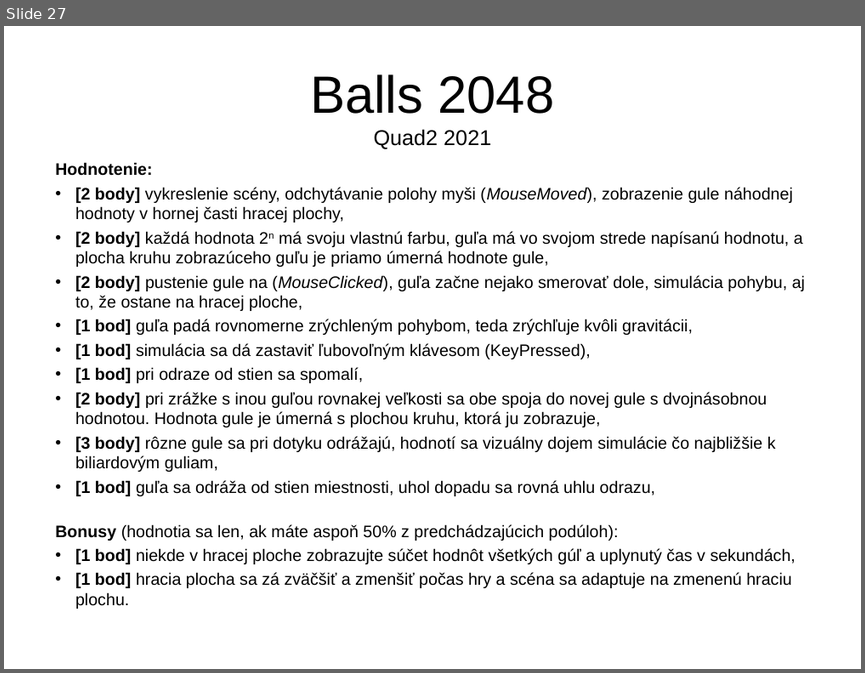
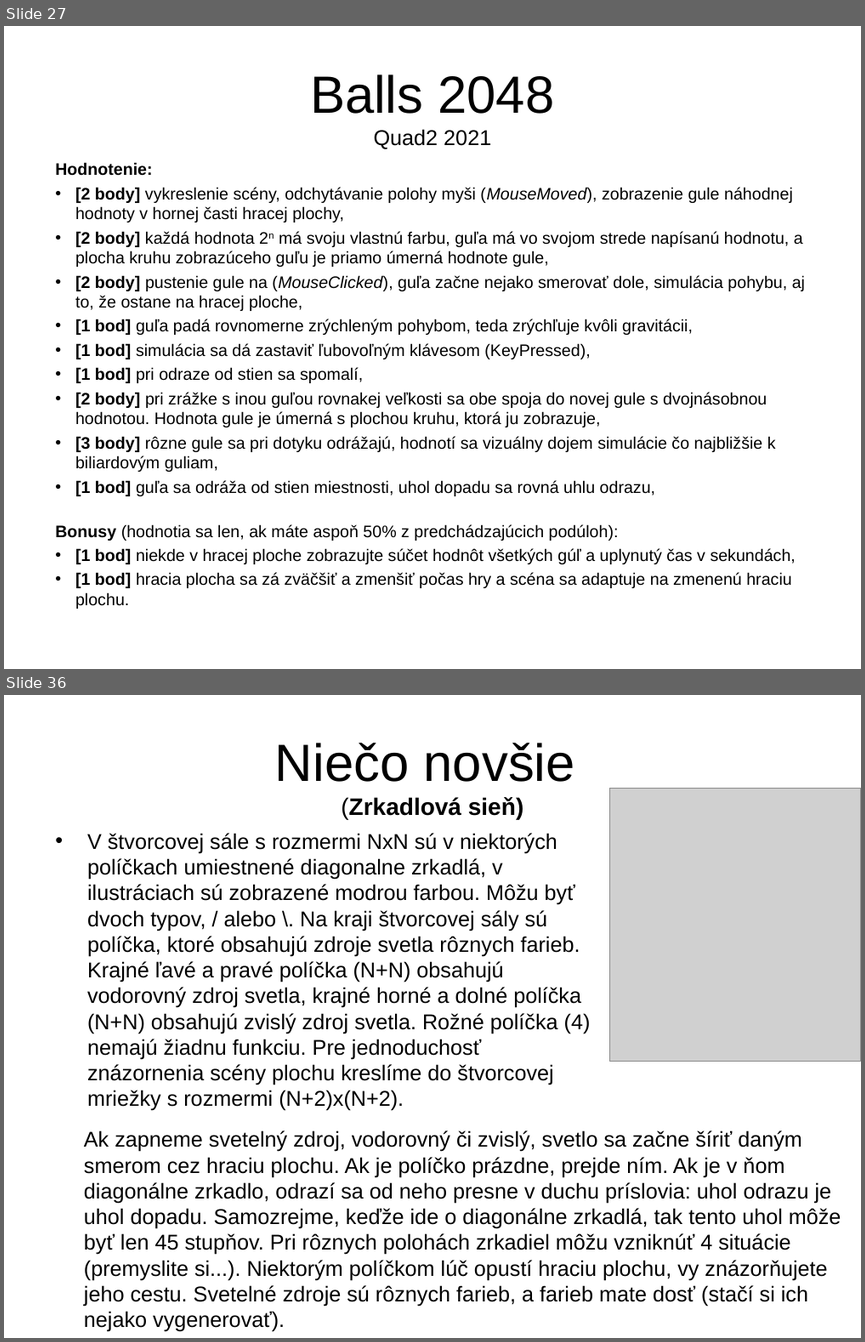
Before and after one commit to Programovanie4/Prednasky, a slide deck: 12/12_java.ppt. Shown one above the other, each under a label of ours: slide 27 before the commit, slides 27 and 36 after it; the slides between them are not shown. The pictures are 865x673 and 865x1342 pixels, drawn with LibreOffice and Linux fonts; fonts in the diff are those of the drawing; grey boxes stand for pictures. Boxes give left, top, right and bottom in pixels: in the first picture for what was removed or moved away, otherwise in the second. Text is boxed around its words. In the diff, an @@ line names an element or a change of style, - is before the commit and + after.

```diff
--- a/12/12_java.ppt
+++ b/12/12_java.ppt
@@ slide 36 added at (4, 695, 861, 1338), background #FFFFFF @@
@@ title added at (275, 743, 575, 819), 20 pt, text #000000, bold @@
+Niečo novšie
+(Zrkadlová sieň)
@@ picture added at (609, 788, 861, 1061) @@
@@ text added at (87, 833, 590, 1111), 18 pt, text #000000 @@
+• V štvorcovej sále s rozmermi NxN sú v niektorých políčkach umiestnené diagonalne zrkadlá, v ilustráciach sú zobrazené modrou farbou. Môžu byť dvoch typov, / alebo \. Na kraji štvorcovej sály sú políčka, ktoré obsahujú zdroje svetla rôznych farieb. Krajné ľavé a pravé políčka (N+N) obsahujú vodorovný zdroj svetla, krajné horné a dolné políčka (N+N) obsahujú zvislý zdroj svetla. Rožné políčka (4) nemajú žiadnu funkciu. Pre jednoduchosť znázornenia scény plochu kreslíme do štvorcovej mriežky s rozmermi (N+2)x(N+2).
@@ text added at (84, 1130, 841, 1332), 18 pt, text #000000 @@
+Ak zapneme svetelný zdroj, vodorovný či zvislý, svetlo sa začne šíriť daným smerom cez hraciu plochu. Ak je políčko prázdne, prejde ním. Ak je v ňom diagonálne zrkadlo, odrazí sa od neho presne v duchu príslovia: uhol odrazu je uhol dopadu. Samozrejme, keďže ide o diagonálne zrkadlá, tak tento uhol môže byť len 45 stupňov. Pri rôznych polohách zrkadiel môžu vzniknúť 4 situácie (premyslite si...). Niektorým políčkom lúč opustí hraciu plochu, vy znázorňujete jeho cestu. Svetelné zdroje sú rôznych farieb, a farieb mate dosť (stačí si ich nejako vygenerovať).
```
Also in this commit, not shown: 2 slides changed, 9 other slides added, 5 other files.
